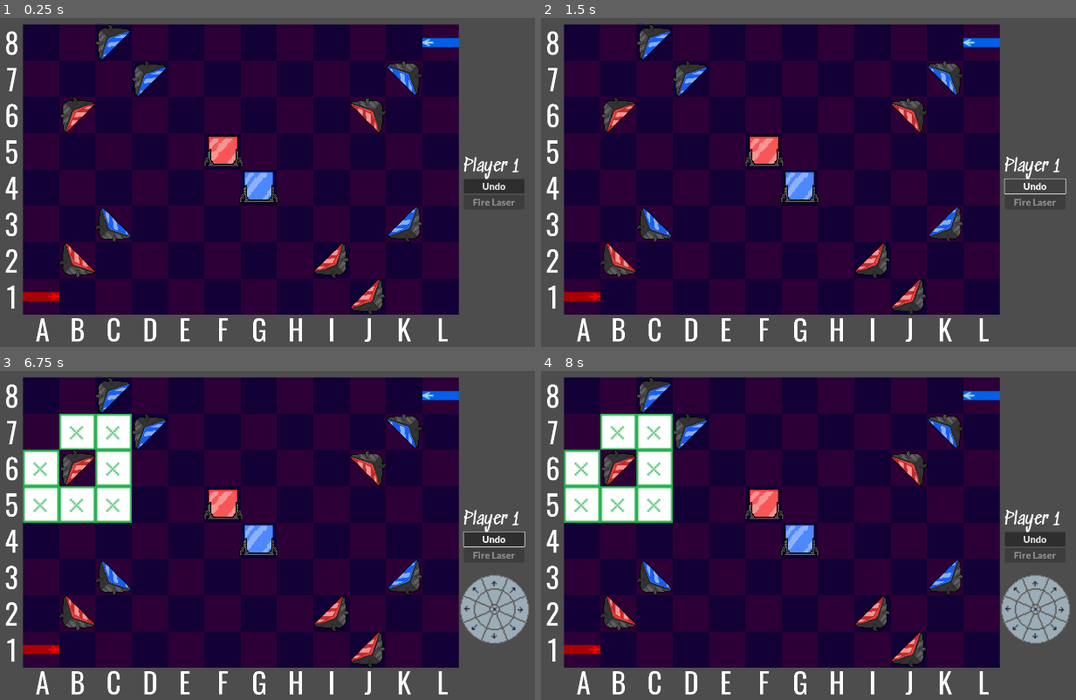
Above: before the commit, frames 1-4 (two rows, left to right).
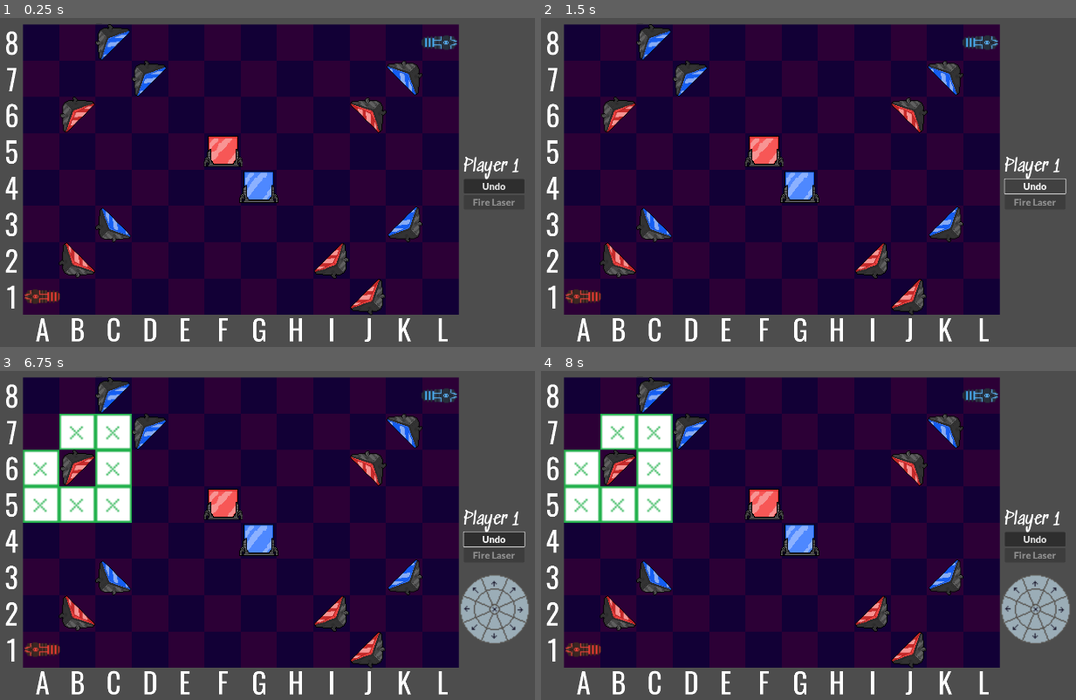
Above: after the commit, the same moments.

Repository: mzbrubak/Reflectix
Game: Godot game, scene res://Scenes/main.tscn
The game is run twice, just before and just after one commit, with the same random seed, the same clock (stepped at 60 frames per second) and the same inputs.
Inputs (mouse positions are in pixels of both pictures, inside the frame that each line leads up to):
- Up to frame 1 (0.25 s): no input
- Up to frame 2 (1.5 s): click "Undo" at 0.5 s; click "Undo" at 1.25 s
- Up to frame 3 (6.75 s): click "Undo" at 2 s; tap Enter at 2.75, 4.25, 5.75 s; move the mouse to (428, 522) at 2.77 s; click (428, 522) at 2.92 s; tap Space at 3.5, 5, 6.5 s; move the mouse to (139, 561) at 3.52 s; click (139, 561) at 3.67 s; move the mouse to (347, 453) at 4.27 s; click (347, 453) at 4.42 s; move the mouse to (240, 617) at 5.02 s; click (240, 617) at 5.17 s; move the mouse to (486, 598) at 5.77 s; click (486, 598) at 5.92 s; move the mouse to (69, 482) at 6.52 s; click (69, 482) at 6.67 s
- Up to frame 4 (8 s): click (1033, 607) at 7.25 s

The runs differ from the first frame. In frame 1, 0.5% of the frame differs, in the area x 4-86%, y 5-87%; in frame 2, 0.5%; in frame 3, 0.5%; in frame 4, 0.5%.

Commit message:
Plug in laser art

Diff:
--- a/Scenes/laseremitter.tscn
+++ b/Scenes/laseremitter.tscn
@@ -1,11 +1,10 @@
-[gd_scene load_steps=9 format=3 uid="uid://dkuug16ke60wh"]
+[gd_scene load_steps=8 format=3 uid="uid://dkuug16ke60wh"]
 
 [ext_resource type="Script" path="res://Scenes/laseremitter.gd" id="1_du4aj"]
 [ext_resource type="Script" path="res://Scenes/mirror_sprite_2d.gd" id="2_00luf"]
-[ext_resource type="Texture2D" uid="uid://cu0b16b2q4f4m" path="res://img/emitter_placeholder.png" id="2_g4yev"]
+[ext_resource type="Texture2D" uid="uid://78w0r6mdofcs" path="res://Art Assets/Gun1.png" id="2_8vje8"]
 [ext_resource type="PackedScene" uid="uid://be6uqcjerdu07" path="res://Scenes/laser.tscn" id="2_noqw7"]
 [ext_resource type="PackedScene" uid="uid://twyd70pvvlew" path="res://Scenes/selector.tscn" id="3_pk3ki"]
-[ext_resource type="Texture2D" uid="uid://lngqa5g2ptm1" path="res://img/emitter_placeholder-blue.png" id="5_2h4y8"]
 
 [sub_resource type="RectangleShape2D" id="RectangleShape2D_huqak"]
 size = Vector2(20, 10)
@@ -22,18 +21,22 @@
 [node name="Rotation" type="Node2D" parent="."]
 
 [node name="RedLaser" type="Sprite2D" parent="Rotation"]
-self_modulate = Color(1, 0, 0, 1)
+self_modulate = Color(1, 0.658616, 0.575707, 1)
 position = Vector2(4.76837e-07, 0)
-scale = Vector2(1, 0.5)
-texture = ExtResource("2_g4yev")
+scale = Vector2(0.5, 0.5)
+texture = ExtResource("2_8vje8")
+vframes = 2
 script = ExtResource("2_00luf")
 selector = ExtResource("3_pk3ki")
 
 [node name="BlueLaser" type="Sprite2D" parent="Rotation"]
 visible = false
+self_modulate = Color(0.658491, 0.790716, 1, 1)
 position = Vector2(4.76837e-07, 0)
-scale = Vector2(1, 0.5)
-texture = ExtResource("5_2h4y8")
+scale = Vector2(0.5, 0.5)
+texture = ExtResource("2_8vje8")
+vframes = 2
+frame = 1
 script = ExtResource("2_00luf")
 selector = ExtResource("3_pk3ki")
 
Not shown, added: Art Assets/Gun1.png.import
Not shown, added: Art Assets/Gun2.png.import
Not shown, added: Art Assets/Gun3.png.import
Not shown, added: Art Assets/LaserHead-Sheet_Blue.png.import
